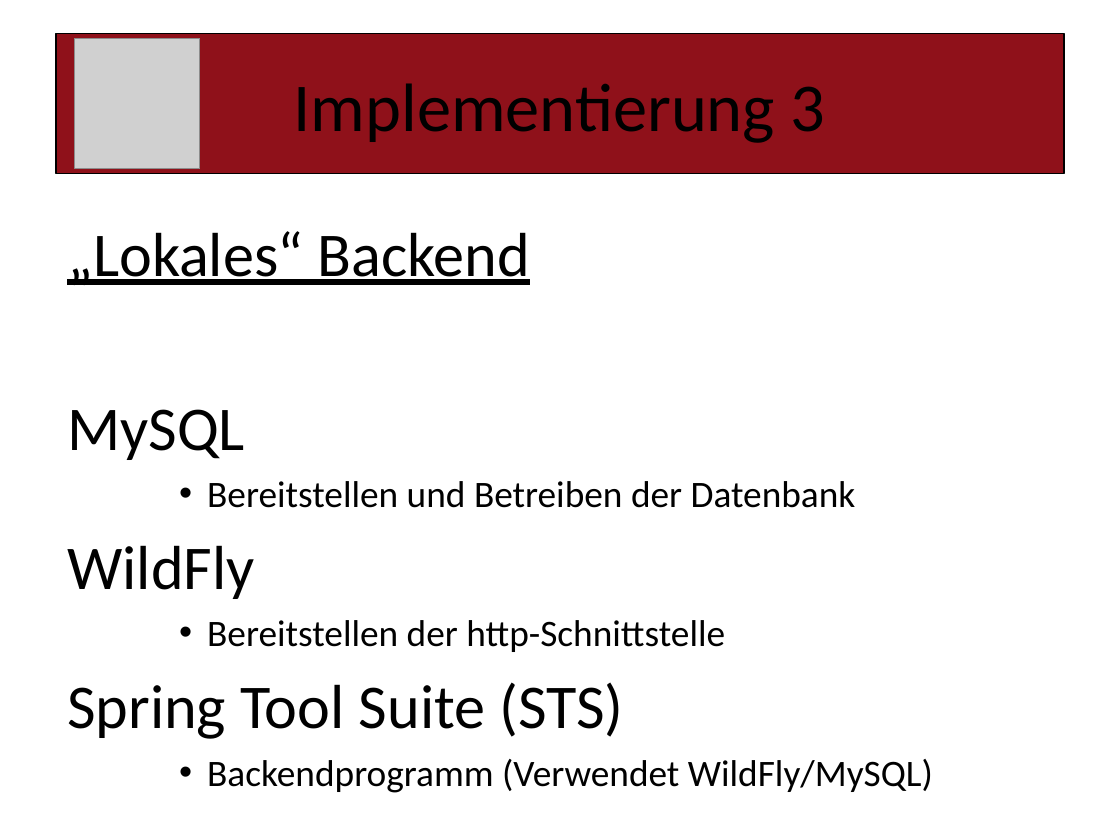
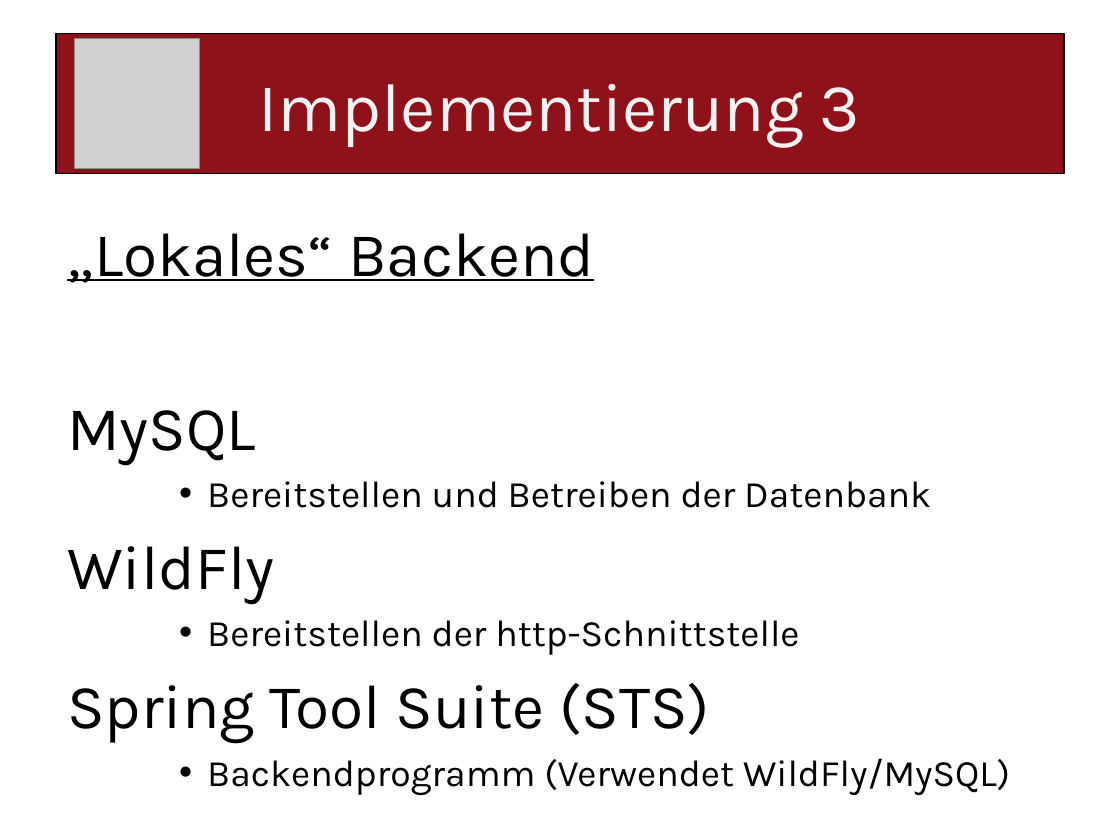
Before and after one commit to paulisch/archivist, a slide deck: slide 12 of Documentation/ProjectDocumentation/Presentation.pptx (slide 7 before the commit). Drawn at 1120x840 pixels with LibreOffice and Linux fonts; fonts in the diff are those of the drawing; grey boxes stand for pictures. Boxes give left, top, right and bottom in pixels: in the first picture for what was removed or moved away, otherwise in the second. Text is boxed around its words. In the diff, an @@ line names an element or a change of style, - is before the commit and + after.

```diff
--- a/Documentation/ProjectDocumentation/Presentation.pptx
+++ b/Documentation/ProjectDocumentation/Presentation.pptx
@@ title "Implementierung 3" at (x1=56, y1=34, x2=1064, y2=174): font Calibri to Karla, text colour #000000 to #F2F2F2 @@
@@ text "„Lokales“ Backend" at (x1=67, y1=233, x2=1010, y2=796): font Calibri to Karla @@
```
Also in this commit, not shown: 8 other slides changed, 5 slides added, 2 slides removed, 1 other file.
